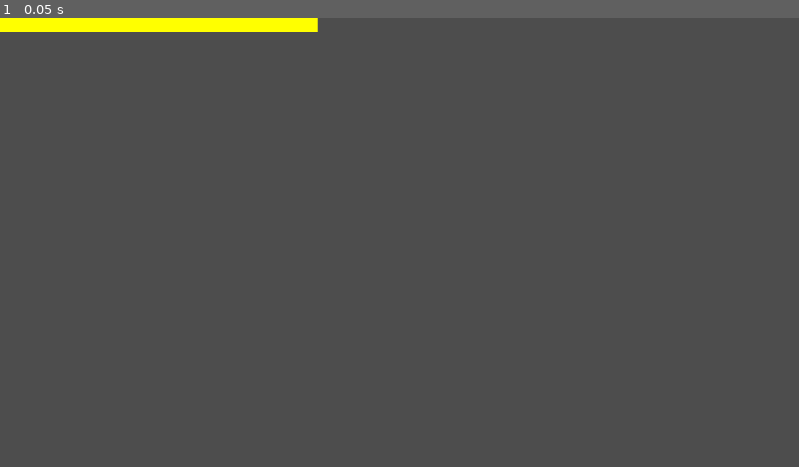
Above: before the commit, frame 1.
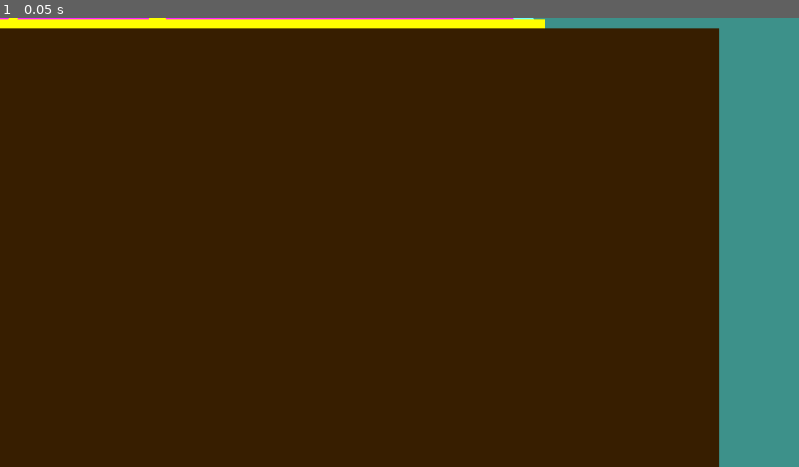
Above: after the commit, the same moment.

Repository: LoadShedding-Creator/Misinput
Game: Godot game, scene res://Main.tscn
Same seed, same stepped clock (60 frames per second), same inputs: the game is played once before the commit and once after it.
Inputs:
- Up to frame 1 (0.05 s): no input

The runs differ from the first frame. In frame 1, 99% of the frame differs, in the area x 0-100%, y 0-100%.

Commit message:
Background Nig

Diff:
--- a/Main.tscn
+++ b/Main.tscn
@@ -1,6 +1,8 @@
-[gd_scene load_steps=2 format=3 uid="uid://dbxckrfghx2ct"]
+[gd_scene load_steps=3 format=3 uid="uid://dbxckrfghx2ct"]
 
 [ext_resource type="PackedScene" uid="uid://cyxhjuvsl6epp" path="res://platform.tscn" id="1_1pkt2"]
+
+[sub_resource type="Environment" id="Environment_mk83f"]
 
 [node name="Main" type="Node2D"]
 position = Vector2(128, -10)
@@ -11,9 +13,46 @@
 
 [node name="Platform2" parent="." instance=ExtResource("1_1pkt2")]
 position = Vector2(-149, 20)
-scale = Vector2(47.89, 0.977122)
+scale = Vector2(80.6727, 0.826796)
 
 [node name="Platform3" parent="." instance=ExtResource("1_1pkt2")]
 position = Vector2(-19, -55)
 rotation = -0.633929
 scale = Vector2(13.5189, -0.384159)
+
+[node name="Platform4" parent="." instance=ExtResource("1_1pkt2")]
+modulate = Color(0.215964, 0.117253, 0.0252319, 1)
+self_modulate = Color(0.681424, 0.738185, 0.964069, 1)
+position = Vector2(-91, 525)
+scale = Vector2(100, 50)
+
+[node name="WorldEnvironment" type="WorldEnvironment" parent="."]
+environment = SubResource("Environment_mk83f")
+
+[node name="ParallaxBackground" type="ParallaxBackground" parent="WorldEnvironment"]
+
+[node name="ParallaxLayer" type="ParallaxLayer" parent="WorldEnvironment/ParallaxBackground"]
+motion_scale = Vector2(0.2, 0.2)
+
+[node name="Polygon2D" type="Polygon2D" parent="WorldEnvironment/ParallaxBackground/ParallaxLayer"]
+position = Vector2(485.992, 249.134)
+scale = Vector2(2.46225, 1.70996)
+color = Color(1, 1, 0.145098, 1)
+polygon = PackedVector2Array(-466.643, -146.281, -386.635, -172.597, -339.93, -224.646, -246.519, -165.58, -186.006, -153.884, -81.6295, -184.878, -40.204, -240.435, 85.6971, -147.451)
+
+[node name="ParallaxLayer2" type="ParallaxLayer" parent="WorldEnvironment/ParallaxBackground"]
+motion_scale = Vector2(0.5, 0.5)
+
+[node name="Polygon2D" type="Polygon2D" parent="WorldEnvironment/ParallaxBackground/ParallaxLayer2"]
+z_index = -5
+color = Color(1, 0.133333, 1, 1)
+polygon = PackedVector2Array(-806, 11, -579, -62, -442, -192, -247, -196, -168, -107, 33, -31, 243, -97, 285, -177, 357, -268, 424, -210, 523, -174, 591.404, -102.286, 662, -50, 762, 15)
+
+[node name="ParallaxLayer3" type="ParallaxLayer" parent="WorldEnvironment/ParallaxBackground"]
+
+[node name="Polygon2D" type="Polygon2D" parent="WorldEnvironment/ParallaxBackground/ParallaxLayer3"]
+z_index = -10
+position = Vector2(485.992, 249.134)
+scale = Vector2(2.46225, 1.70996)
+color = Color(0.447059, 1, 1, 1)
+polygon = PackedVector2Array(-451, -209, -530, -143, -363, -136, -197, -134, -72.0522, -136.231, -29, -137, 119, -134, 85, -230, 10, -282, -53, -365, -93, -326, -124, -218, -178, -190, -232, -232, -252, -277, -277, -296, -328, -307, -387, -295)
--- a/project.godot
+++ b/project.godot
@@ -41,3 +41,4 @@
 [rendering]
 
 environment/volumetric_fog/volume_size=256
+environment/defaults/default_clear_color=Color(0.24017, 0.567439, 0.542149, 1)
